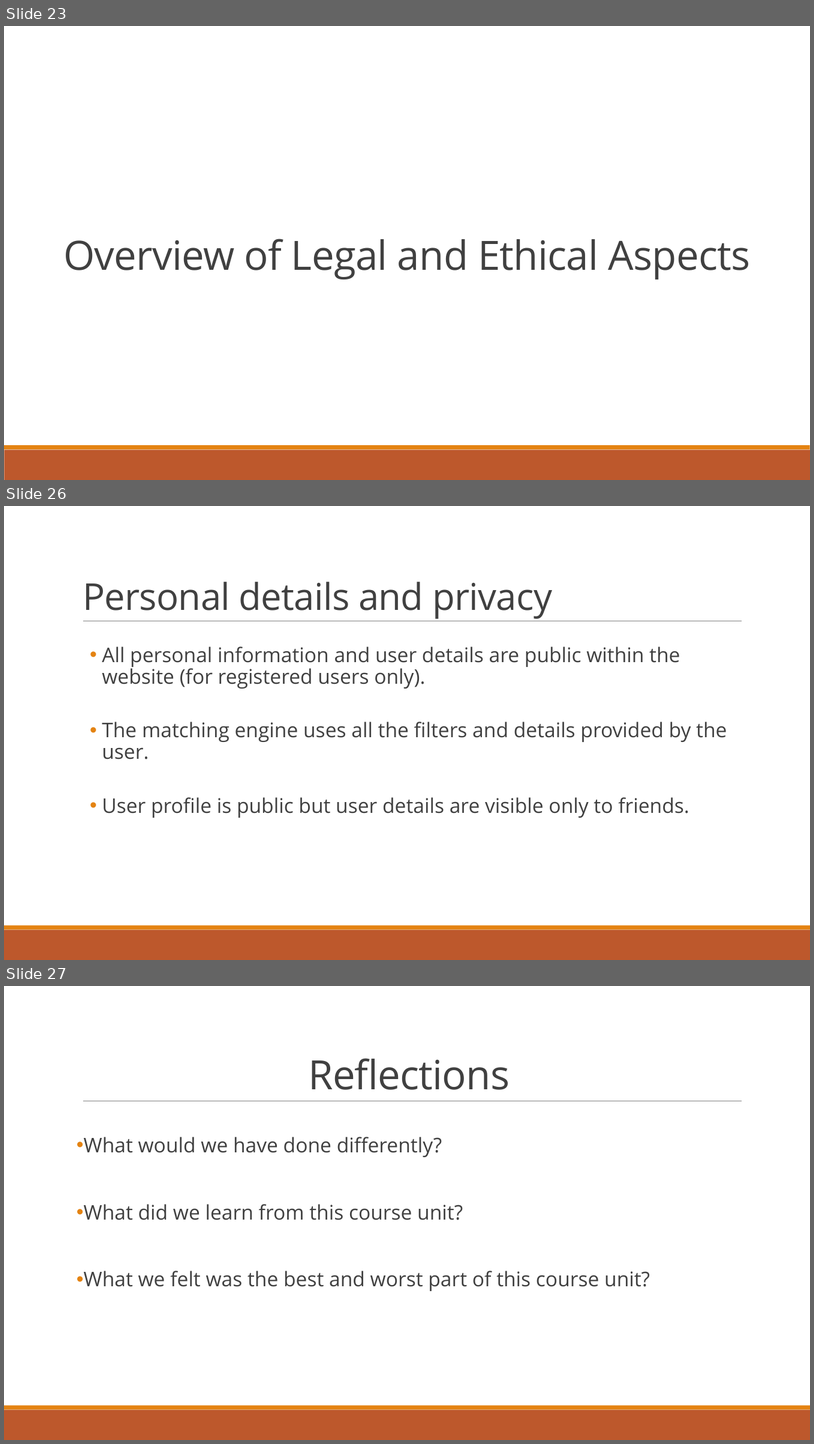
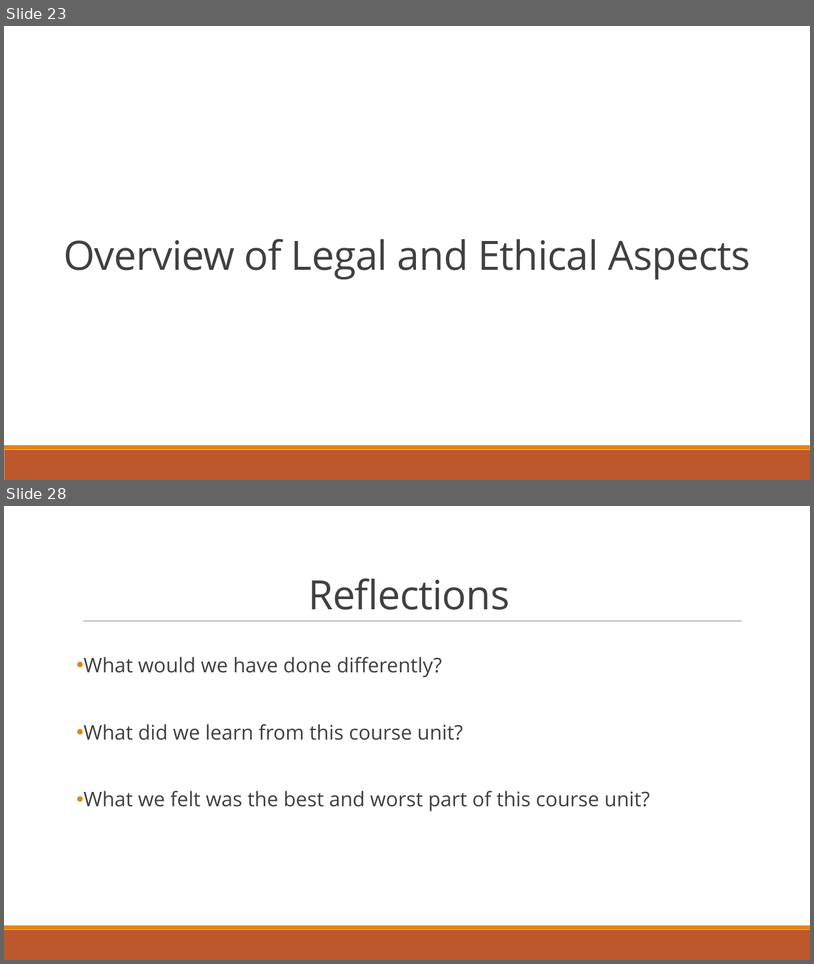
Before and after one commit to dragosthealex/roomies, a slide deck: res/presentation1/final_presentationv2.pptx. Shown one above the other, each under a label of ours: slides 23, 26 and 27 before the commit, slides 23 and 28 after it; the slides between them are not shown. The pictures are 814x1444 and 814x964 pixels, drawn with LibreOffice and Linux fonts; fonts in the diff are those of the drawing. Boxes give left, top, right and bottom in pixels: in the first picture for what was removed or moved away, otherwise in the second. Text is boxed around its words. In the diff, an @@ line names an element or a change of style, - is before the commit and + after.

```diff
--- a/res/presentation1/final_presentationv2.pptx
+++ b/res/presentation1/final_presentationv2.pptx
@@ slide 26 removed at (4,506,810,960), background #FFFFFF; not listed: 3 template elements that a slide beside it also shows @@
@@ title removed at (83,582,552,619) @@
-Personal details and privacy
@@ text removed at (102,646,727,817) @@
-  • All personal information and user details are public within the website (for registered users only).
-  • The matching engine uses all the filters and details provided by the user.
-  • User profile is public but user details are visible only to friends.
@@ what was slide 27 is now slide 28 @@
```
Also in this commit, not shown: 12 slides changed, 4 slides added, 2 other slides removed.
